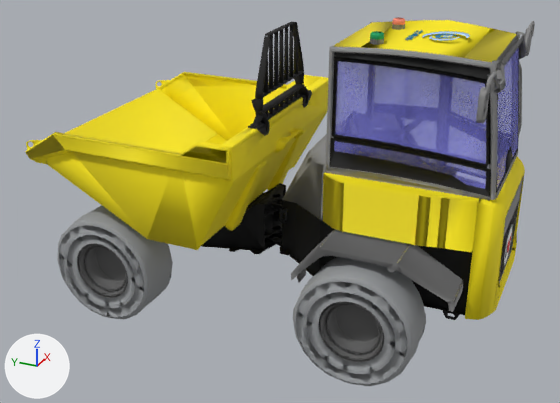
What one commit did to the glTF model assets/models/dumper-dv-90-dualviewr.glb.
Camera for both pictures: a 50 mm lens placed at (-6.79, -2.98, 4.55), pointed at (-0.16, 0.0, 1.23). The axes (+X, +Y, +Z) are drawn at lower left. The lights are the same throughout. The older version comes first. Vertices at exactly the same position are counted once.

Script lines for the objects in view, before the commit:
```python
me_mesh_0 = bpy.data.meshes.new('Mesh_0')
me_mesh_0.from_pydata(...)  # 24876 vertices, 47656 faces; spans x -1.25..1.25, y -2.31..2.31, z 0.0..3.09
me_mesh_0.materials.append(mat_m0)  # blue #b4d6f0
me_mesh_0.materials.append(mat_m1)  # cyan #0078a5
me_mesh_0.materials.append(mat_m10)  # red #f43d3d
me_mesh_0.materials.append(mat_m11)  # blue #8f8fff
me_mesh_0.materials.append(mat_m12)  # red #f68a74
me_mesh_0.materials.append(mat_m13)  # green #0da060
me_mesh_0.materials.append(mat_m2)  # black #000000
me_mesh_0.materials.append(mat_m3)  # yellow #ffea00
me_mesh_0.materials.append(mat_m4)  # grey #95989a
me_mesh_0.materials.append(mat_m5)  # dark grey #606060
me_mesh_0.materials.append(mat_m6)  # grey #888888
me_mesh_0.materials.append(mat_m7)  # red #ea0000
me_mesh_0.materials.append(mat_m8)  # grey #b3bbb8
me_mesh_0.materials.append(mat_m9)  # white #ffffff
ob_mesh_0 = bpy.data.objects.new('Mesh_0', me_mesh_0)
ob_mesh_0.location = (0.0, 0.0, 0.0)
```
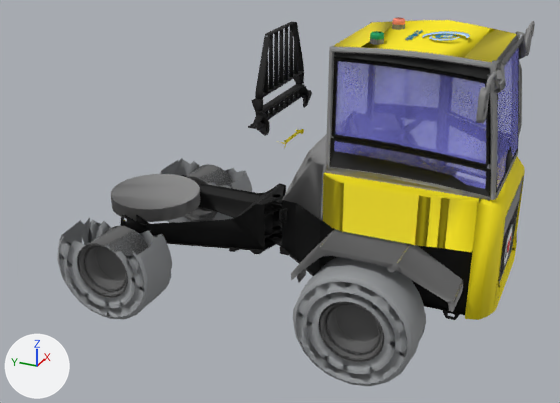
Location of each change, (x1, y1, x2, y2) in pixels of the pictures (560 x 403 px; the box of a moved part takes in the faces that stretch with it):
'Mesh_0', reshaped (6% narrower): before (25, 17, 535, 386); after (57, 17, 535, 386)
part 1 of me_mesh_0, deleted: before (25, 72, 328, 250)
part 2 of me_mesh_0, moved or reshaped: before (57, 20, 535, 384); after (58, 20, 535, 386)
part 3 of me_mesh_0, recoloured: after (101, 226, 128, 243)

The change in detail:
me_mesh_0 is used by ob_mesh_0; location (0.0, 0.0, 0.0).
me_mesh_0 had 24876 vertices, 47656 faces and spanned x -1.25..1.25, y -2.31..2.31, z 0.0..3.09.
me_mesh_0 now has 21567 vertices, 41146 faces and spans x -1.21..1.21, y -2.31..2.12, z 0.0..3.09.
me_mesh_0 part 1: 16 loose pieces with 2026 vertices, spanning x -1.25..1.25, y -0.01..2.31, z 1.02..2.19, are deleted.
me_mesh_0 part 2: 584 vertices moved within x -1.2..1.2, y -2.31..1.69, z 0.27..3.07; 2393 vertices removed from x -1.21..1.21, y -2.31..2.21, z 0.01..3.02; 1110 vertices added at x -1.21..1.21, y -2.27..2.11, z 0.01..3.02.
me_mesh_0 part 3: 1 face spanning x -1.18..-0.74, y 1.48..1.54, z 0.89..0.9 switches from mat_m4 (grey #95989a) to mat_m5 (dark grey #606060).
